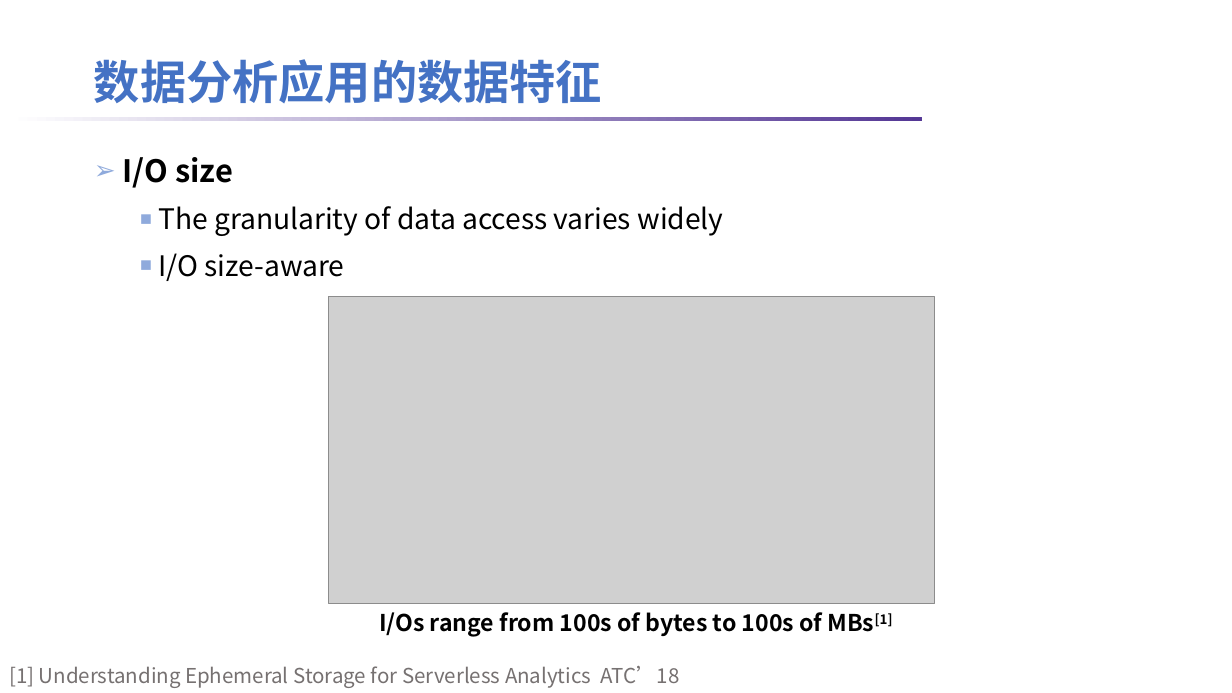
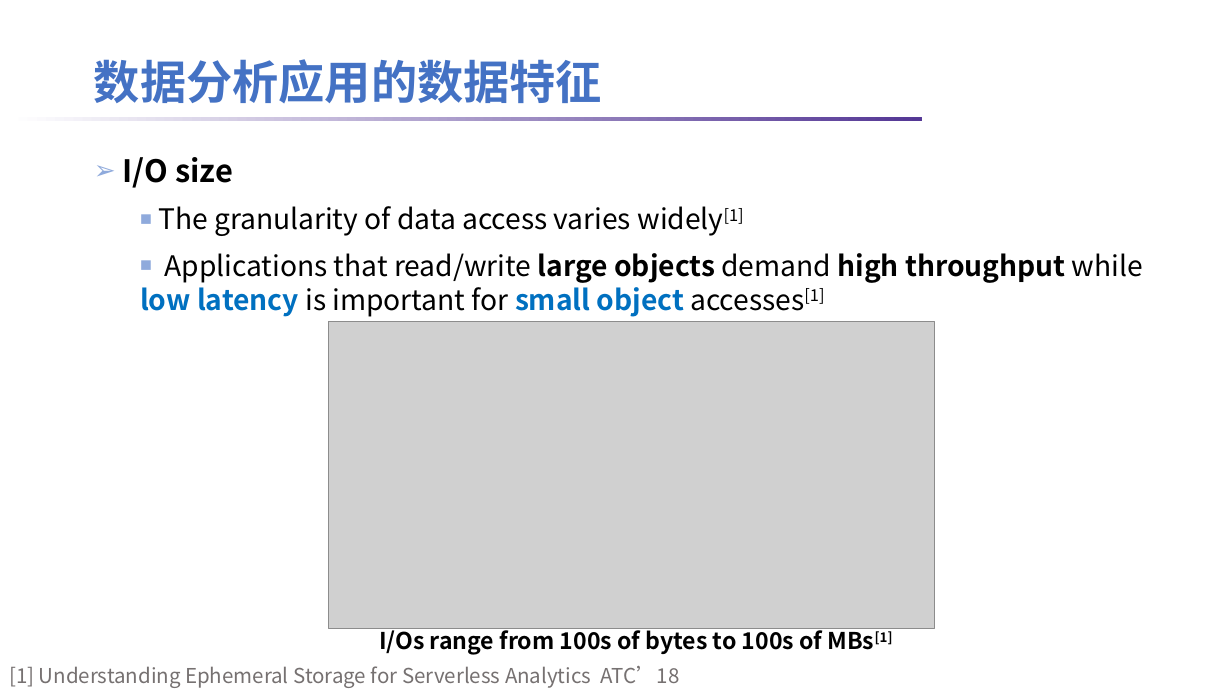
Before and after one commit to lt2000/ADSL, a slide deck: slide 7 of meeting/数据分析应用的数据特征.pptx. Drawn at 1232x693 pixels with LibreOffice and Linux fonts; fonts in the diff are those of the drawing; grey boxes stand for pictures; background and template pictures are left out. Boxes give left, top, right and bottom in pixels: in the first picture for what was removed or moved away, otherwise in the second. Text is boxed around its words. In the diff, an @@ line names an element or a change of style, - is before the commit and + after.

```diff
--- a/meeting/数据分析应用的数据特征.pptx
+++ b/meeting/数据分析应用的数据特征.pptx
@@ text at bbox=[140, 206, 1143, 317]: text changed @@
-  ■ The granularity of data access varies widely
-  ■ I/O size-aware
+  ■ The granularity of data access varies widely[1]
+  ■ Applications that read/write large objects demand high throughput while low latency is important for small object accesses[1]
@@ picture: place and size @@
-picture at bbox=[329, 297, 934, 604]
+picture at bbox=[329, 322, 934, 629]
@@ text "I/Os range from 100s of ..." rewrapped from bbox=[379, 612, 893, 637] to bbox=[379, 626, 893, 655] @@
```
Also in this commit, not shown: 6 other slides changed, 4 slides added, 2 slides removed, 1 other file.
